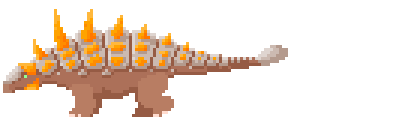
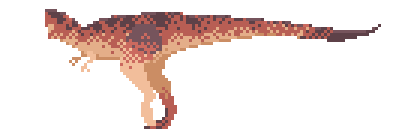
Comparing the layer stacks of the two 393x135 images. Changes:
added group "Tyrannosaurus" with 93 layers above "Ankylosaurus" over [3, 9, 381, 129]
added group "Group 6 copy 2" with 24 layers in group "Tyrannosaurus" over [3, 9, 381, 129]
added layer "Layer 84" (2nd of 2, in "Tyrannosaurus" › "Group 6 copy 2") in group "Group 6 copy 2" over [120, 21, 165, 69]
added layer "Layer 82" (2nd of 2, in "Tyrannosaurus" › "Group 6 copy 2") in group "Group 6 copy 2" over [120, 24, 162, 126]
added layer "Layer 81" (3rd of 3, in "Tyrannosaurus" › "Group 6 copy 2") in group "Group 6 copy 2" over [120, 18, 165, 57]
added layer "Layer 71" (3rd of 4, in "Tyrannosaurus" › "Group 6 copy 2") in group "Group 6 copy 2" over [33, 9, 60, 51]
added layer "Layer 73" (3rd of 4, in "Tyrannosaurus" › "Group 6 copy 2") in group "Group 6 copy 2" over [33, 12, 69, 54]
added layer "Layer 78" (3rd of 4, in "Tyrannosaurus" › "Group 6 copy 2") in group "Group 6 copy 2" over [45, 9, 381, 33]
added layer "Layer 70" (3rd of 4, in "Tyrannosaurus" › "Group 6 copy 2") in group "Group 6 copy 2" over [45, 9, 381, 48]
added layer "Layer 69" (3rd of 4, in "Tyrannosaurus" › "Group 6 copy 2") in group "Group 6 copy 2" over [33, 9, 381, 60]
added layer "Layer 79" (3rd of 4, in "Tyrannosaurus" › "Group 6 copy 2") in group "Group 6 copy 2" over [48, 33, 303, 69]
added layer "Layer 63" (3rd of 4, in "Tyrannosaurus" › "Group 6 copy 2") in group "Group 6 copy 2" over [45, 9, 381, 66]
added layer "Layer 76" (3rd of 4, in "Tyrannosaurus" › "Group 6 copy 2") in group "Group 6 copy 2" over [138, 18, 177, 45]
added layer "Layer 75" (3rd of 4, in "Tyrannosaurus" › "Group 6 copy 2") in group "Group 6 copy 2" over [138, 12, 198, 129]
added layer "Layer 83" (2nd of 2, in "Tyrannosaurus" › "Group 6 copy 2") in group "Group 6 copy 2" over [144, 54, 177, 129]
hid group "Ankylosaurus" (53 layers) over [3, 9, 288, 117]
…and 5 more changes (5 added)
